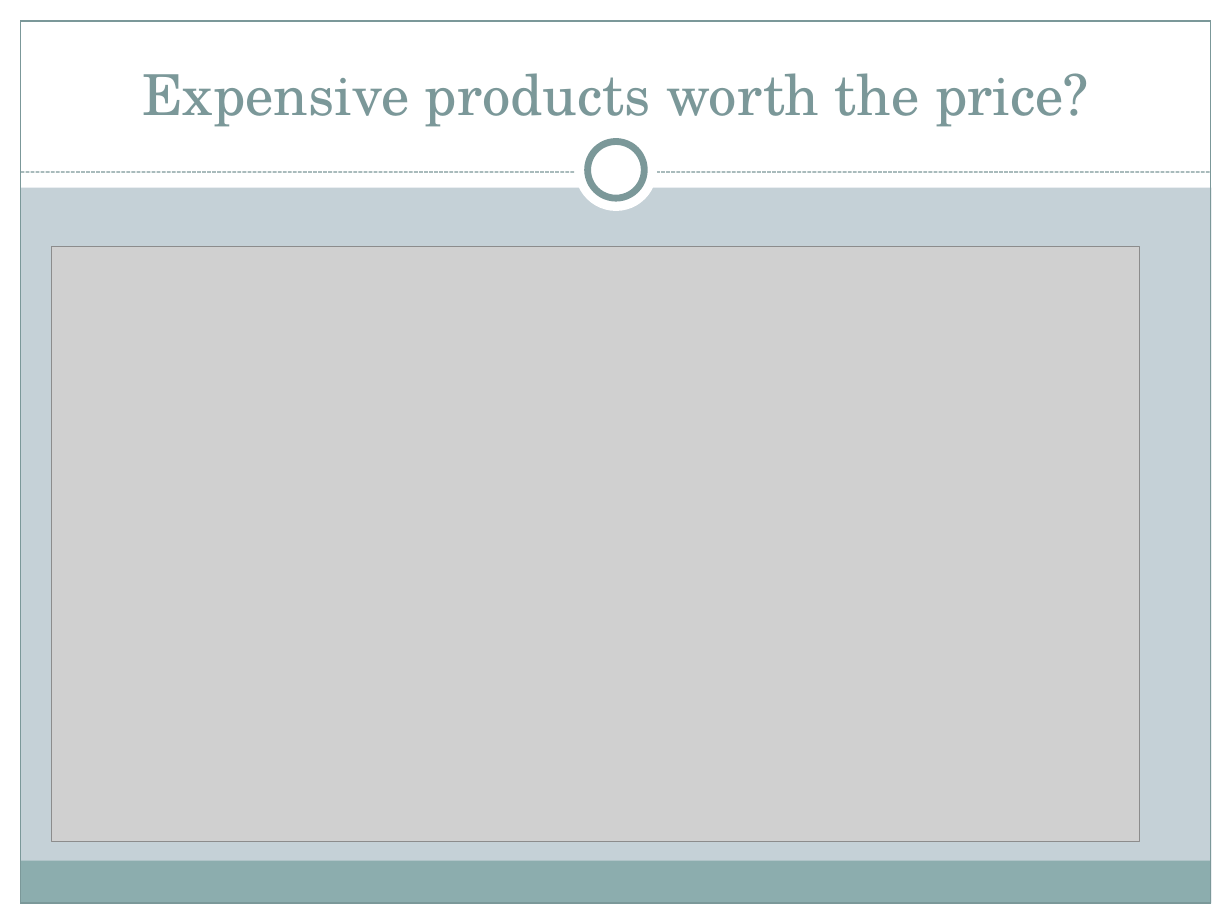
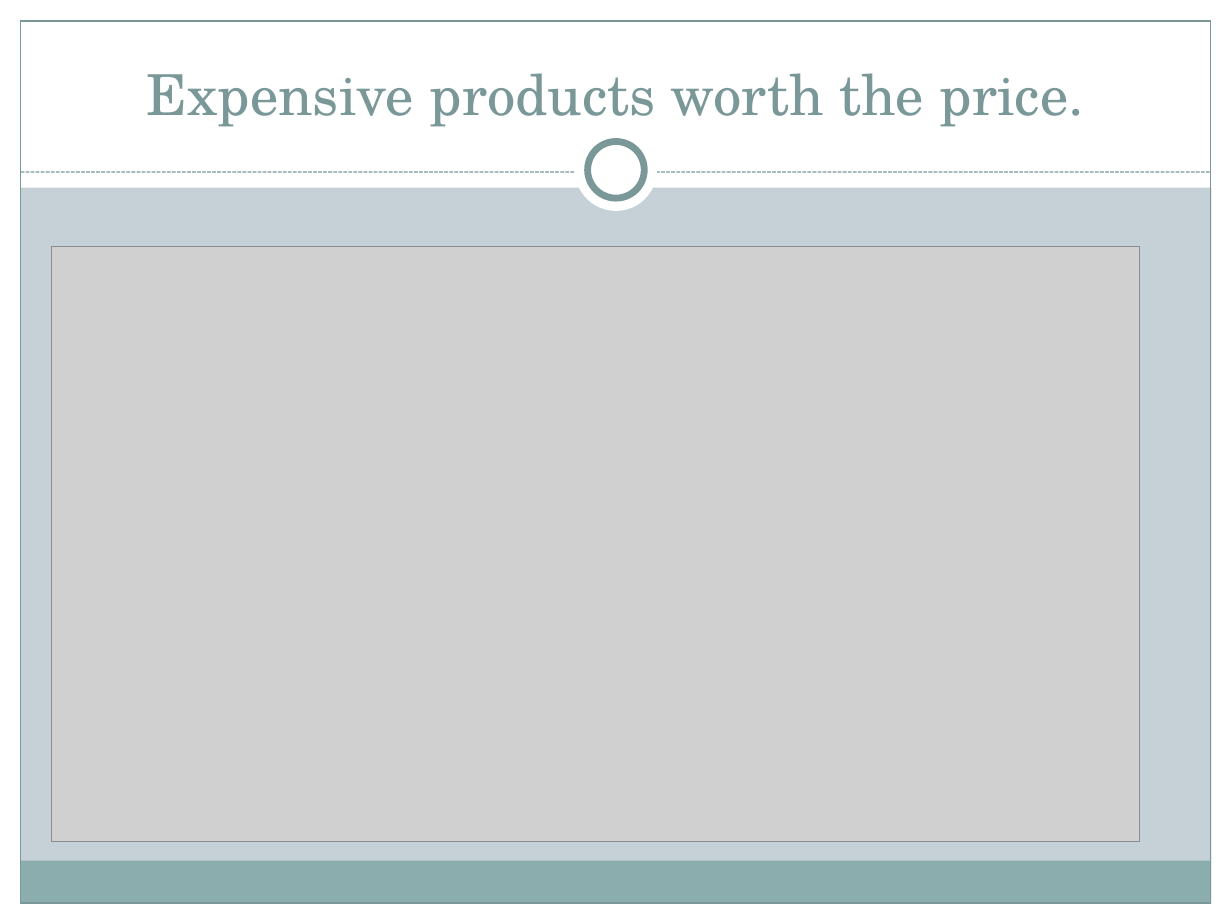
Before and after one commit to AshaSharmaGitHub/CDF-Project, a slide deck: slide 5 of Project-PPT.pptx. Drawn at 1232x924 pixels with LibreOffice and Linux fonts; fonts in the diff are those of the drawing; grey boxes stand for pictures. Boxes give left, top, right and bottom in pixels: in the first picture for what was removed or moved away, otherwise in the second. Text is boxed around its words. In the diff, an @@ line names an element or a change of style, - is before the commit and + after.

Commit message:
Backup

```diff
--- a/Project-PPT.pptx
+++ b/Project-PPT.pptx
@@ title at box(147, 73, 1084, 127): text changed @@
-Expensive products worth the price?
+Expensive products worth the price.
```
